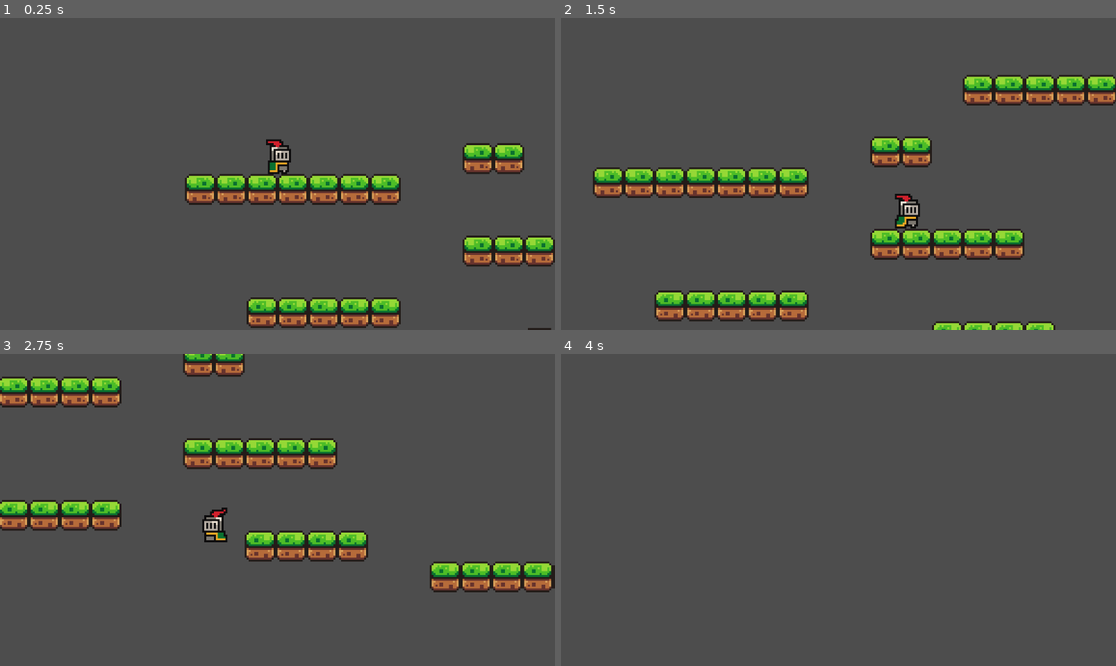
Above: before the commit, frames 1-4 (two rows, left to right).
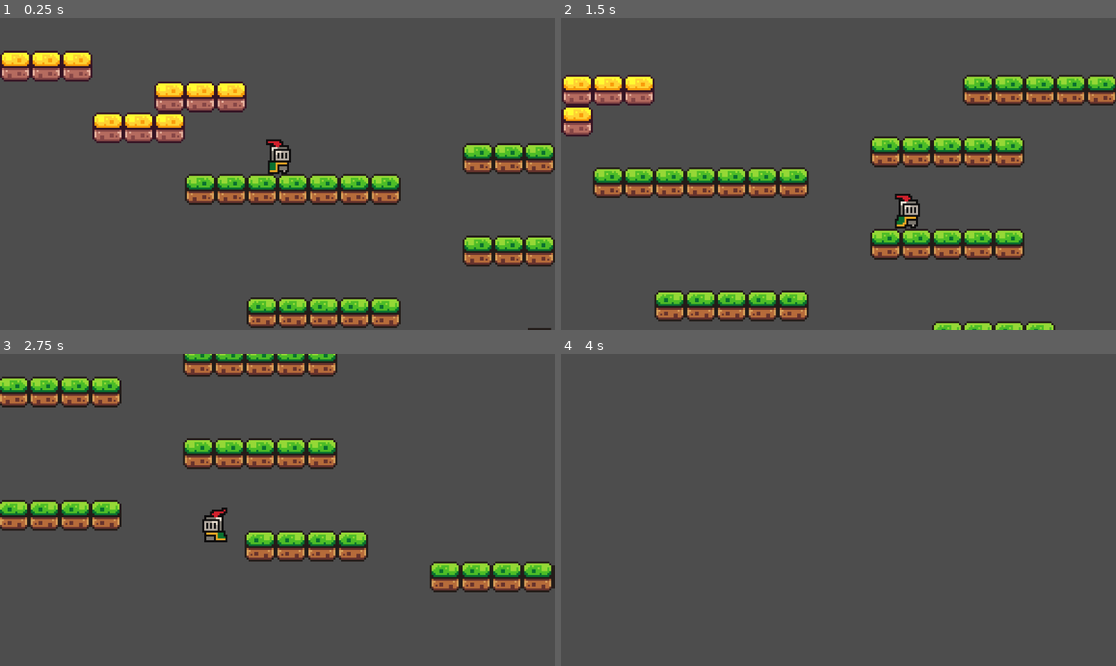
Above: after the commit, the same moments.

Repository: lucas98sf/mage-game
Game: Godot game, scene res://scenes/game.tscn
Same seed, same stepped clock (60 frames per second), same inputs: the game is played once before the commit and once after it.
Inputs:
- Up to frame 1 (0.25 s): no input
- Up to frame 2 (1.5 s): tap Enter (ui_accept) at 0.5, 0.77 s; hold Right (ui_right) from 0.53 s (still down)
- Up to frame 3 (2.75 s): tap Enter (ui_accept) at 1.52 s; release Right (ui_right) at 2.03 s; hold Left (ui_left) from 2.03 s (still down)
- Up to frame 4 (4 s): release Left (ui_left) at 2.78 s; hold Right (ui_right) from 2.78 s (still down); tap Enter (ui_accept) at 3.02, 3.77 s

The runs differ from the first frame. In frame 1, 5.3% of the frame differs, in the area x 0-100%, y 10-51%; in frame 2, 3.7%; in frame 3, 1.2%; in frame 4, nothing differs.

Commit message:
camera + tilemap

Diff:
--- a/scenes/game.tscn
+++ b/scenes/game.tscn
@@ -424,4 +424,4 @@
 [node name="TileMap" type="TileMap" parent="."]
 tile_set = SubResource("TileSet_imj5j")
 format = 2
-layer_0/tile_data = PackedInt32Array(65533, 0, 0, 65534, 0,  …(1005 unchanged characters)… 0, 268435456, -65530, 0, 0, -65529, 0, 0)
+layer_0/tile_data = PackedInt32Array(65533, 0, 0, 65534, 0,  …(1005 unchanged characters)… 0, 268435456, -65530, 0, 0, -65529, 0, 0, -65527, 0, 0, -65526, 0, 0, -65528, 0, 0, -131074, 262144, 0, -131075, 262144, 0, -131076, 262144, 0, -65540, 262144, 0, -65541, 262144, 0, -65542, 262144, 0, -196615, 262144, 0, -196616, 262144, 0, -196617, 262144, 0, -196618, 262144, 0)
